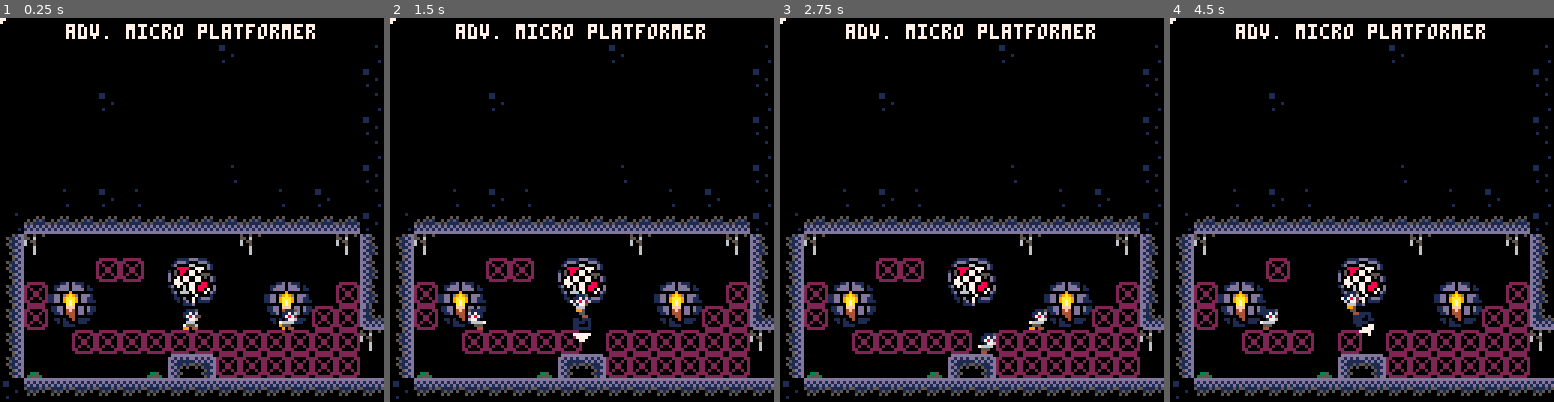
Above: before the commit, frames 1-4 (left to right).
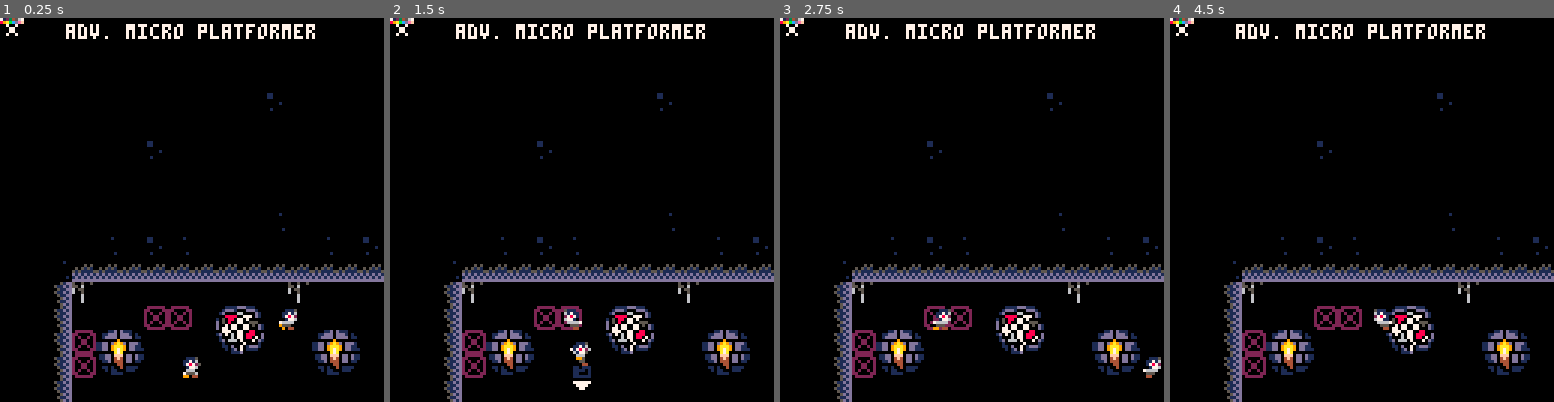
Above: after the commit, the same moments.

Repository: AntonPetrochenko/old48
Game: PICO-8 cartridge test.p8
The game is run twice, just before and just after one commit, with the same random seed, the same clock (stepped at 60 frames per second) and the same inputs.
Inputs:
- Up to frame 1 (0.25 s): no input
- Up to frame 2 (1.5 s): tap X (X key) at 0.33, 1.07 s; tap O (Z key) at 0.7 s
- Up to frame 3 (2.75 s): hold Right 1.6-2.1 s; tap O (Z key) at 1.7, 2.1, 2.5 s; tap X (X key) at 1.85 s; hold Up 2.15-2.42 s; hold Right from 2.47 s (still down)
- Up to frame 4 (4.5 s): tap O (Z key) every 0.4 s from 2.9 to 4.1 s; tap X (X key) at 2.97, 4.08 s; release Right at 3.03 s; hold Left 3.08-3.58 s; hold Down 3.63-3.97 s; hold Right from 4.02 s (still down)

The runs differ from the first frame. In frame 1, 24% of the frame differs, in the area x 0-100%, y 0-100%; in frame 2, 24%; in frame 3, 24%; in frame 4, 24%.

Commit message:
Day 1 slice

Diff:
--- a/test.p8
+++ b/test.p8
@@ -180,6 +180,10 @@
 
 --utils
 --------------------------------
+
+function distance(x1,y1,x2,y2)
+	return vec_length(x2-x1,y2-y1)
+end
 
 --print string with outline.
 function printo(str,startx,
@@ -234,6 +238,43 @@
     end
 end
 
+function m_line_particle(x,y,c,_v)
+	local v
+	if not _v then
+		v = rnd(5)
+	else
+		v = rnd(_v)
+	end
+	local rdx,rdy = vec_normalize(rnd(2)-1,rnd(2)-1)
+	p = {
+		x=x,
+		y=y,
+
+		dx=rdx*v,
+		dy=rdy*v,
+		timer=0,
+		update = function(self)
+			self.dx*=0.6
+			self.dy*=0.6
+			self.x+=self.dx
+			self.y+=self.dy
+			if abs(self.dx) < 0.1 and abs(self.dy) < 0.1 then
+				del(particles,self)
+			end
+		end,
+		draw = function(self)
+			line(
+				self.x,
+				self.y,
+				self.x+self.dx,
+				self.y+self.dy,
+				c
+			)
+		end
+	}
+	add(particles,p)
+end
+
 --objects
 --------------------------------
 
@@ -260,6 +301,8 @@
 		dcc=0.8,--decceleration
 		air_dcc=1,--air decceleration
 		grav=0.15,
+
+		drilling_timer = 0,
 
 		--helper for more complex
 		--button press tracking.
@@ -364,8 +407,8 @@
 			if (self.charge) then
 				cam:shake(15,2)
 				sfx(2,-1)
-				sfx(2)
-
+				sfx(1)
+				self.charge = false
 
 			end
 		end,
@@ -445,19 +491,36 @@
 
 			self.drill_button:update()
 
-			if self.drill_button.is_pressed and not self.grounded then
-				self.charge = true
+			if self.drilling_timer > 0 then
+				m_line_particle(self.x+self.cdx*5,self.y+self.cdy*5,10,8)
+				self.drilling_timer -= 1
+				self.dx = 0
+				self.dy = 0
+			else
+				music(-1)
+			end
+
+			if not self.ground and not self.charge and self.drilling_timer == 0 then
 				local ndx,ndy = vec_normalize(self.dx,self.dy)
 				self.cdx = ndx*3
 				self.cdy = ndy*3
 			else
+				self.dy = -0.1
+			end
+
+			if self.drill_button.is_pressed and not self.grounded then
+				self.charge = true
+			else
 				--self.jump_hold_time=0
 			end
+
+
 
 			if self.charge then
 				sfx(1)
 				self.dx = self.cdx
 				self.dy = self.cdy
+
 				for i=0,5 do
 
 					local bx = self.x+self.cdx*5
@@ -469,6 +532,19 @@
 						mset(flr(bx/8),flr(by/8),0)
 					end
 
+					for id,object in pairs(objects) do
+						if object.drillable and distance(self.x,self.y,object.x,object.y) < 8 then
+							if object.gilded then
+								self.drilling_timer = 60
+								self.drilled_sprite = object.curframe
+								music(0)
+							end
+							objects[id] = nil
+
+							self:uncharge()
+							self.dy = -20
+						end
+					end
 				end
 			end
 			--move in y
@@ -540,10 +616,14 @@
 
 		--draw the player
 		draw=function(self)
-			local nx,ny = vec_normalize(self.dx,self.dy)
+			local nx,ny = vec_normalize(self.cdx or 0,self.cdy or 0)
 			circfill(bx,by,1,7)
 			if not self.grounded then
 				rspr(120,24,self.x+nx*8-4,self.y+ny*8-4,-vec_angle(nx,ny),1)
+			end
+
+			if self.drilling_timer > 0 then
+				spr(self.drilled_sprite,self.x+nx*16-4,self.y+ny*16-4)
 			end
 
 			local a=self.anims[self.curanim]
@@ -565,6 +645,9 @@
 	--todo: refactor with m_vec.
 	local p=
 	{
+		drillable = true,
+		gilded = true,
+
 		x=x,
 		y=y,
 
@@ -615,7 +698,6 @@
 			self.x+=self.dx
 
 			if collide_side(self) then
-				sfx(0)
 				if self.m_right then
 					self.dx = 1
 					self.x += 4
@@ -746,11 +828,17 @@
 --state. use this instead of
 --_init()
 function reset()
+	objects = {}
+	particles = {}
 	ticks=0
 	p1=m_player(64,100)
-	p2=m_enemy(80,100)
+
+	test_bat=m_enemy(80,100)
+	test_bat:set_anim("walk")
+
 	p1:set_anim("walk")
-	p2:set_anim("walk")
+
+	objects[0] = test_bat
 	cam=m_cam(p1)
 end
 
@@ -764,7 +852,12 @@
 function _update60()
 	ticks+=1
 	p1:update()
-	p2:update()
+	for i,v in pairs(objects) do
+		v:update()
+	end
+	for i,v in pairs(particles) do
+		v:update()
+	end
 	cam:update()
 	--demo camera shake
 end
@@ -773,16 +866,23 @@
 
 	cls(0)
 
-	camera(cam:cam_pos())
-
-	map(0,0,0,0,128,128)
+	-- world
+	camera(0,0)
+
+	map(0,0,16,16,128,128)
 
 	p1:draw()
 
-	p2:draw()
+	for i,v in pairs(objects) do
+		v:draw()
+	end
+	for i,v in pairs(particles) do
+		v:draw()
+	end
 
 	--hud
 	camera(0,0)
+	spr(p1.drilled_sprite or 0, 0,0)
 
 	printc("adv. micro platformer",64,4,7,0,0)
 
@@ -1062,13 +1162,16 @@
 4a47474747474747474747474747474946000041420000000000004849460048467700000000000000000000007700480000000000000000000000000000000000000000000000000000000000000000000000000000000000000000000000000000000000000000000000000000000000000000000000000000000000000000
 467700000000000000007700000077484600004443000000505100484a464048460000005051000000005051000000480000000000000000000000000000000000000000000000000000000000000000000000000000000000000000000000000000000000000000000000000000000000000000000000000000000000000000
 460000004c4c0056570000000000004846000000000000006061004849460048464200006061000000006061000041480000000000000000000000000000000000000000000000000000000000000000000000000000000000000000000000000000000000000000000000000000000000000000000000000000000000000000
-464c5051000000666700005051004c484600000000000000767400484a46004846494200000000545500000000414a480000000000000000000000000000000000000000000000000000000000000000000000000000000000000000000000000000000000000000000000000000000000000000000000000000000000000000
-464c60610000000000000060614c4c444300000000007341454200484946004846704a420000006465000000414970480000000000000000000000000000000000000000000000000000000000000000000000000000000000000000000000000000000000000000000000000000000000000000000000000000000000000000
-4600004c4c4c4c4c4c4c4c4c4c4c4c77000000000076414a4a460044474340484670704942000000000000414a7070480000000000000000000000000000000000000000000000000000000000000000000000000000000000000000000000000000000000000000000000000000000000000000000000000000000000000000
-4676000000007641424c4c4c4c4c4c0000000000744149704946007677007648464970704a4200737400414970704a480000000000000000000000000000000000000000000000000000000000000000000000000000000000000000000000000000000000000000000000000000000000000000000000000000000000000000
+464c50510000006667000050510000484600000000000000767400484a46004846494200000000545500000000414a480000000000000000000000000000000000000000000000000000000000000000000000000000000000000000000000000000000000000000000000000000000000000000000000000000000000000000
+464c60610000000000000060610000444300000000007341454200484946004846704a420000006465000000414970480000000000000000000000000000000000000000000000000000000000000000000000000000000000000000000000000000000000000000000000000000000000000000000000000000000000000000
+46000000000000000000000000000077000000000076414a4a460044474340484670704942000000000000414a7070480000000000000000000000000000000000000000000000000000000000000000000000000000000000000000000000000000000000000000000000000000000000000000000000000000000000000000
+4676000000000000000000000000000000000000744149704946007677007648464970704a4200737400414970704a480000000000000000000000000000000000000000000000000000000000000000000000000000000000000000000000000000000000000000000000000000000000000000000000000000000000000000
 49454545454545454545454545454545454545454548704a4a46454545454545004545454545454545454545454545000000000000000000000000000000000000000000000000000000000000000000000000000000000000000000000000000000000000000000000000000000000000000000000000000000000000000000
 
 
 
 
 
+
+
+
Not shown, changed: plan.txt
Not shown, changed: the music (__music__) section of test.p8
Not shown, changed: the sound effects (__sfx__) section of test.p8
